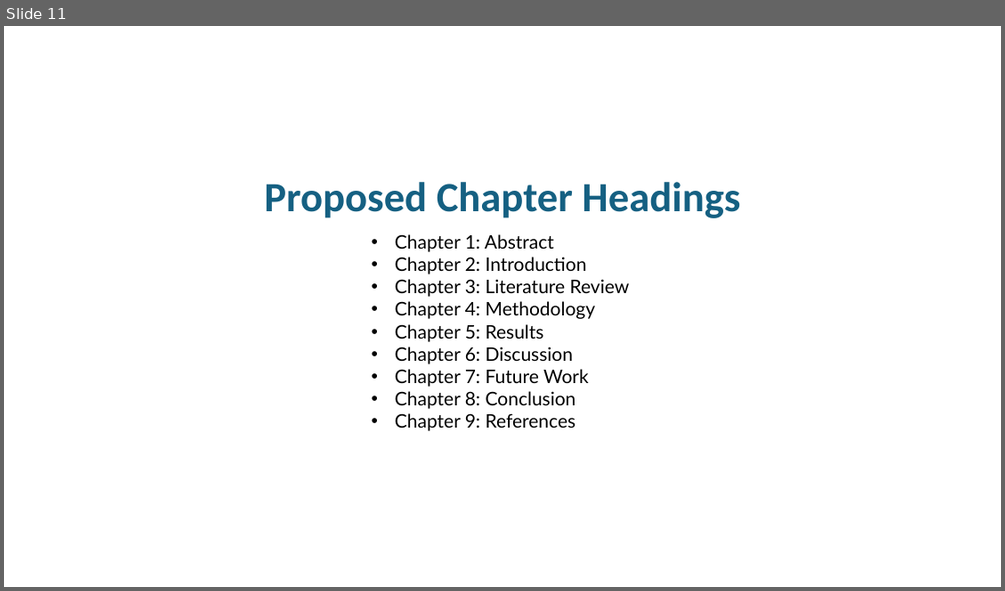
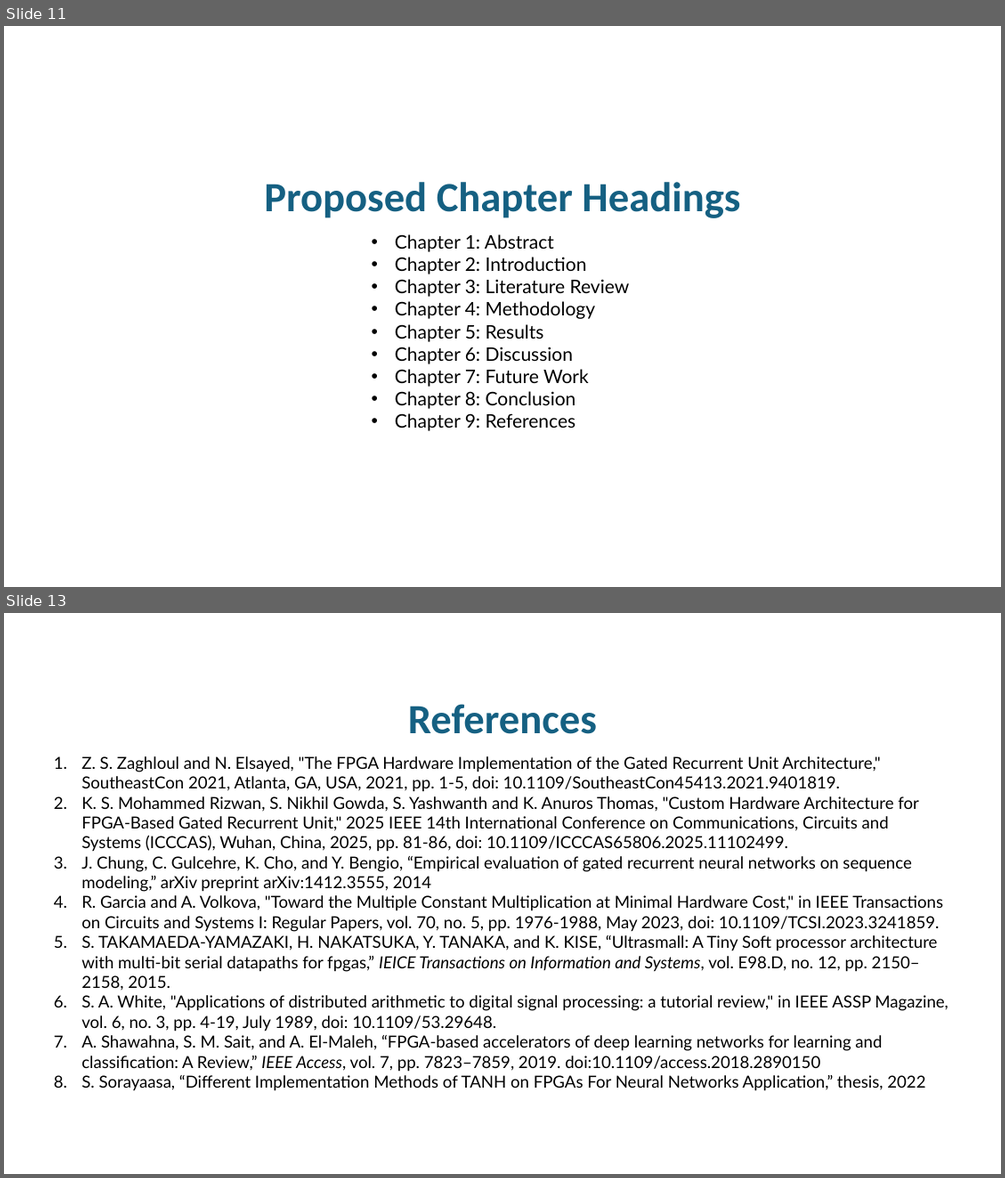
Before and after one commit to thesixtium/gru-hardware-implementation-and-optimization, a slide deck: Thesis Proposal Defence.pptx. Shown one above the other, each under a label of ours: slide 11 before the commit, slides 11 and 13 after it; the slides between them are not shown. The pictures are 1005x591 and 1005x1178 pixels, drawn with LibreOffice and Linux fonts; fonts in the diff are those of the drawing; background and template pictures are left out. Boxes give left, top, right and bottom in pixels: in the first picture for what was removed or moved away, otherwise in the second. Text is boxed around its words. In the diff, an @@ line names an element or a change of style, - is before the commit and + after.

```diff
--- a/Thesis Proposal Defence.pptx
+++ b/Thesis Proposal Defence.pptx
@@ slide 13 added at (4,613,1001,1174), background picture (left out) @@
@@ title added at (408,704,597,734), 40 pt, text #156082, bold @@
+References
@@ text added at (81,756,947,1091), 16 pt, text #000000 @@
+1. Z. S. Zaghloul and N. Elsayed, "The FPGA Hardware Implementation of the Gated Recurrent Unit Architecture," SoutheastCon 2021, Atlanta, GA, USA, 2021, pp. 1-5, doi: 10.1109/SoutheastCon45413.2021.9401819.
+2. K. S. Mohammed Rizwan, S. Nikhil Gowda, S. Yashwanth and K. Anuros Thomas, "Custom Hardware Architecture for FPGA-Based Gated Recurrent Unit," 2025 IEEE 14th International Conference on Communications, Circuits and Systems (ICCCAS), Wuhan, China, 2025, pp. 81-86, doi: 10.1109/ICCCAS65806.2025.11102499.
+3. J. Chung, C. Gulcehre, K. Cho, and Y. Bengio, “Empirical evaluation of gated recurrent neural networks on sequence modeling,” arXiv preprint arXiv:1412.3555, 2014
+4. R. Garcia and A. Volkova, "Toward the Multiple Constant Multiplication at Minimal Hardware Cost," in IEEE Transactions on Circuits and Systems I: Regular Papers, vol. 70, no. 5, pp. 1976-1988, May 2023, doi: 10.1109/TCSI.2023.3241859.
+5. S. TAKAMAEDA-YAMAZAKI, H. NAKATSUKA, Y. TANAKA, and K. KISE, “Ultrasmall: A Tiny Soft processor architecture with multi-bit serial datapaths for fpgas,” IEICE Transactions on Information and Systems, vol. E98.D, no. 12, pp. 2150–2158, 2015.
+6. S. A. White, "Applications of distributed arithmetic to digital signal processing: a tutorial review," in IEEE ASSP Magazine, vol. 6, no. 3, pp. 4-19, July 1989, doi: 10.1109/53.29648.
+7. A. Shawahna, S. M. Sait, and A. El-Maleh, “FPGA-based accelerators of deep learning networks for learning and classification: A Review,” IEEE Access, vol. 7, pp. 7823–7859, 2019. doi:10.1109/access.2018.2890150
+8. S. Sorayaasa, “Different Implementation Methods of TANH on FPGAs For Neural Networks Application,” thesis, 2022
```
Also in this commit, not shown: 6 slides changed, 1 other slide added, 2 slides removed, 5 other files.
